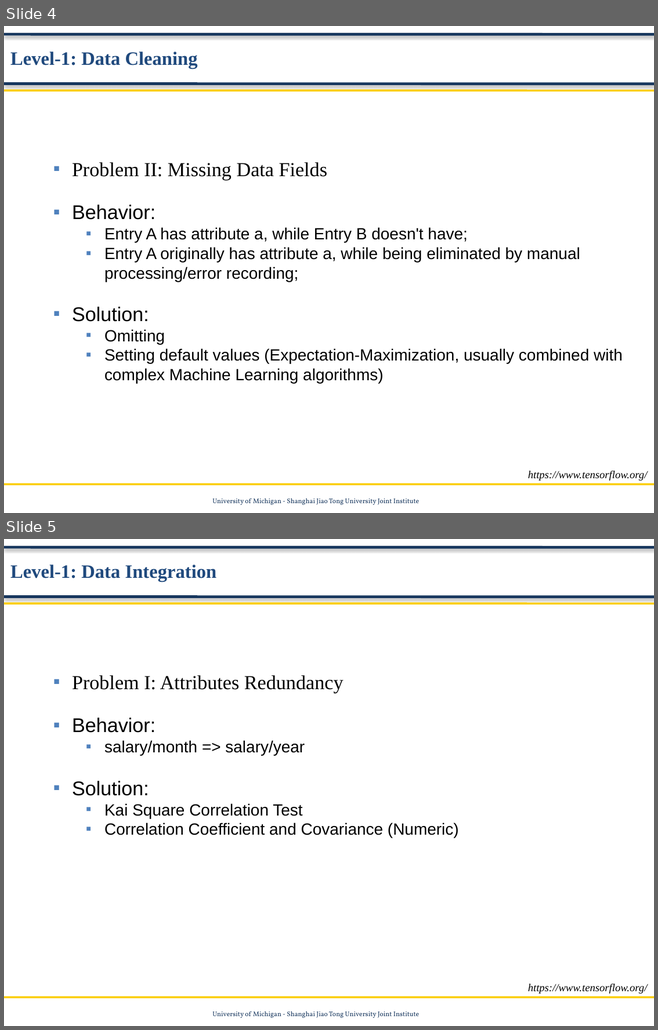
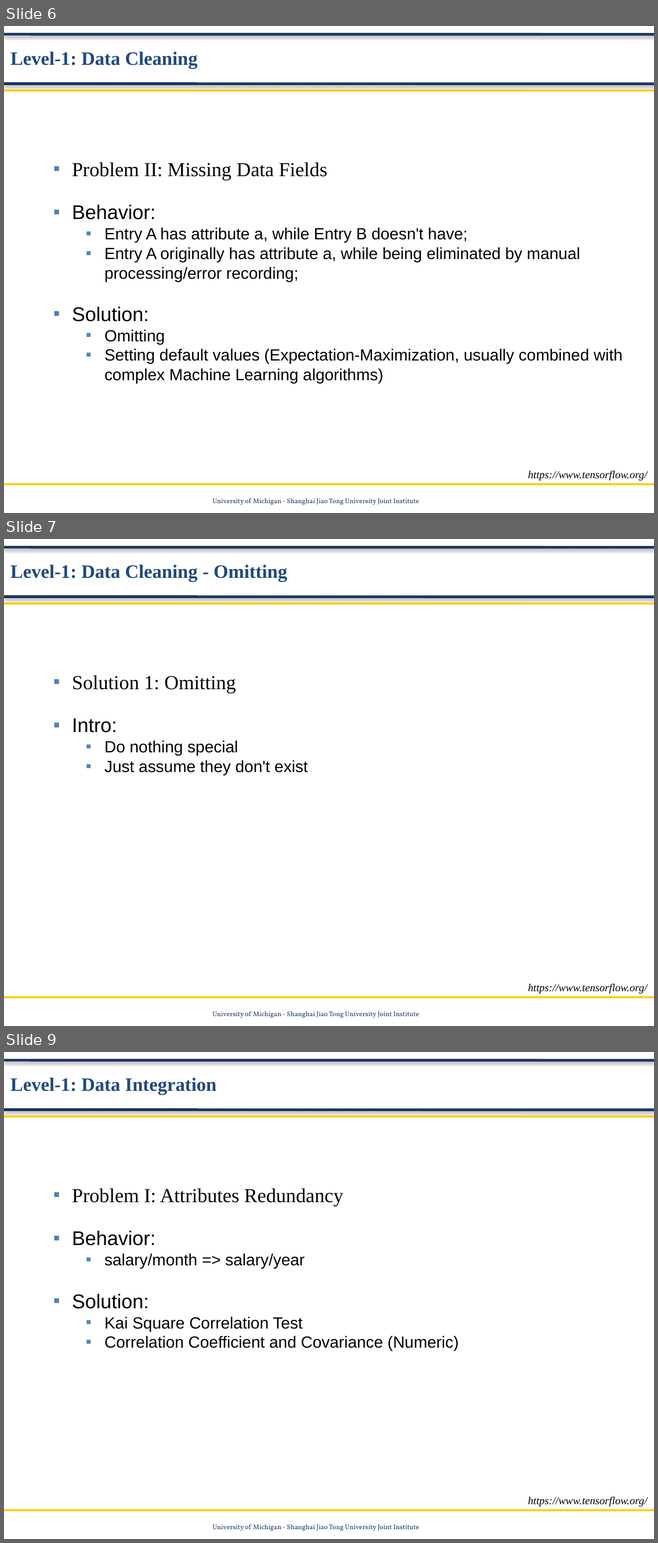
Before and after one commit to Data-Mining-UMJI/Data-Storage-Under-Revise, a slide deck: Preprocessing/Data Preprocessing.pptx. Shown one above the other, each under a label of ours: slides 4 and 5 before the commit, slides 6, 7 and 9 after it; the slides between them are not shown. The pictures are 658x1030 and 658x1543 pixels, drawn with LibreOffice and Linux fonts; fonts in the diff are those of the drawing; background and template pictures are left out. Boxes give left, top, right and bottom in pixels: in the first picture for what was removed or moved away, otherwise in the second. Text is boxed around its words. In the diff, an @@ line names an element or a change of style, - is before the commit and + after.

Commit message:
update level-1 preprocessing documents

```diff
--- a/Preprocessing/Data Preprocessing.pptx
+++ b/Preprocessing/Data Preprocessing.pptx
@@ slide 7 added at (x1=4, y1=539, x2=654, y2=1026), background #FFFFFF; not listed: 5 template elements that a slide beside it also shows @@
@@ text added at (x1=10, y1=565, x2=287, y2=582), 21 pt, text #1F497D, bold @@
+Level-1: Data Cleaning - Omitting
@@ text added at (x1=72, y1=675, x2=308, y2=775), 18 pt, text #000000 @@
+■ Solution 1: Omitting
+■ Intro:
+  ■ Do nothing special
+  ■ Just assume they don't exist
@@ text added at (x1=528, y1=984, x2=647, y2=994), 12 pt, text #000000, italic @@
+https://www.tensorflow.org/
@@ what was slide 4 is now slide 6 @@
@@ what was slide 5 is now slide 9 @@
```
Also in this commit, not shown: 1 slide changed, 3 other slides added, 3 other files.
